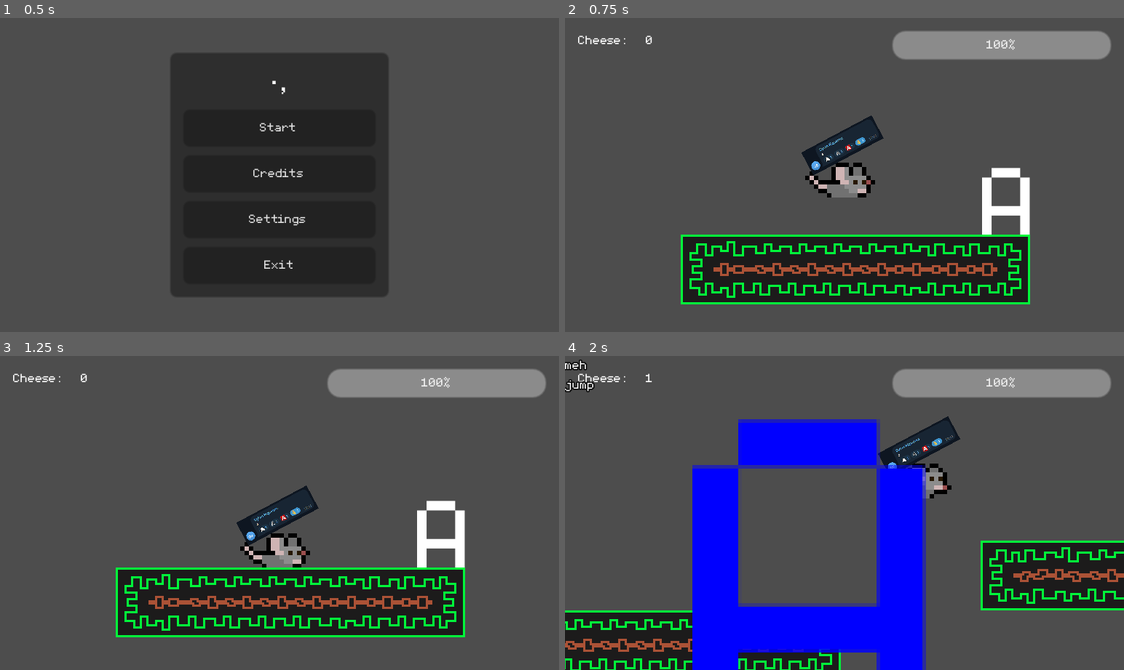
Above: before the commit, frames 1-4 (two rows, left to right).
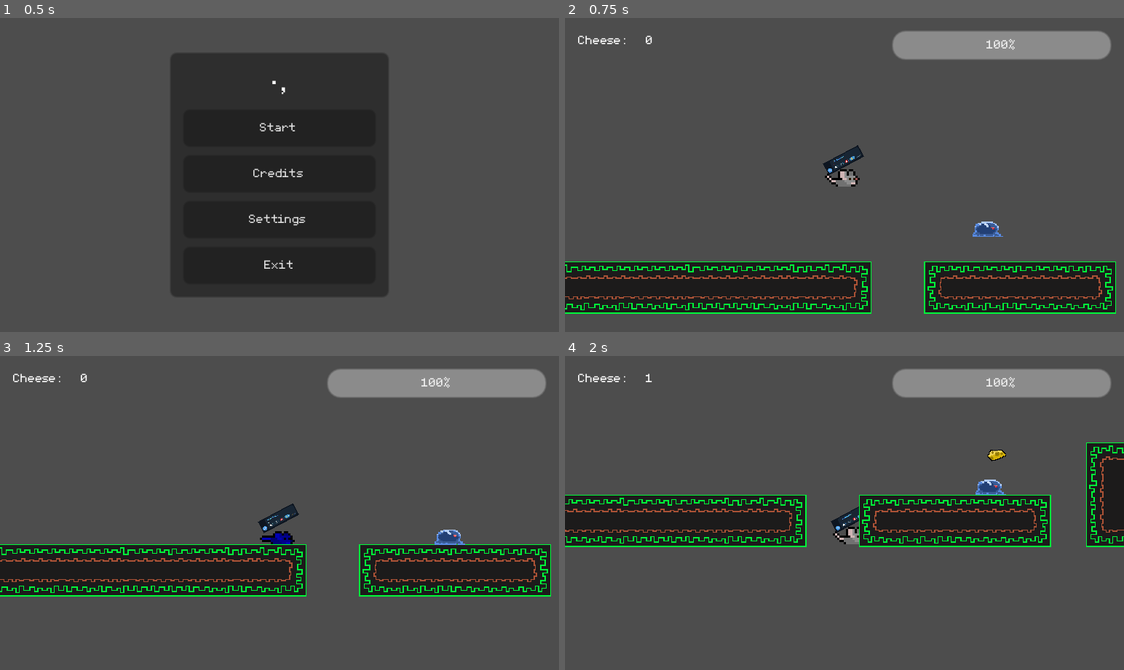
Above: after the commit, the same moments.

Repository: elixs/puntitoycoma
Game: Godot game, scene res://scenes/ui/main_menu.tscn
Two runs of this game, one before a commit and one after it. Both use one fixed random seed, a clock stepped at 60 frames per second and the inputs below. The engine's default icon, where the game draws it, is replaced by a stand-in: a white triangle on a blue panel in a dark square.
Inputs (mouse positions are in pixels of both pictures, inside the frame that each line leads up to):
- Up to frame 1 (0.5 s): no input
- Up to frame 2 (0.75 s): click "Start" at 0.5 s
- Up to frame 3 (1.25 s): no input
- Up to frame 4 (2 s): move the mouse to (967, 497) at 1.27 s; hold D (move_right) from 1.28 s (still down); click (967, 497) at 1.35 s; tap Space (jump) at 1.52 s

Frame 1 is identical in both runs. In frame 2, 20% of the frame differs, in the area x 0-99%, y 31-95%; in frame 3, 23%; in frame 4, 44%, in the area x 0-100%, y 1-100%.

Commit message:
level manager

Diff:
--- a/project.godot
+++ b/project.godot
@@ -19,6 +19,7 @@
 
 Debug="*res://scripts/debug.gd"
 Game="*res://scripts/game.gd"
+LevelManager="*res://scenes/level_manager.tscn"
 
 [display]
 
--- /dev/null
+++ b/scenes/goal.gd
@@ -0,0 +1,7 @@
+extends Area2D
+
+func _ready():
+	body_entered.connect(_on_body_entered)
+
+func _on_body_entered(body: Node):
+	LevelManager.next_level()
--- /dev/null
+++ b/scenes/goal.tscn
@@ -0,0 +1,21 @@
+[gd_scene load_steps=4 format=3 uid="uid://d5pm1eyixk64"]
+
+[ext_resource type="Texture2D" uid="uid://cbxkqgc6ony0c" path="res://assets/textures/Retro-Lines-16x16/With-Background/Expanded-Retro-Lines-Enemies.png" id="1_8pfb1"]
+[ext_resource type="Script" path="res://scenes/goal.gd" id="1_wnr5o"]
+
+[sub_resource type="RectangleShape2D" id="RectangleShape2D_l2s05"]
+size = Vector2(32, 32)
+
+[node name="Goal" type="Area2D"]
+collision_layer = 2
+collision_mask = 2
+script = ExtResource("1_wnr5o")
+
+[node name="CollisionShape2D" type="CollisionShape2D" parent="."]
+shape = SubResource("RectangleShape2D_l2s05")
+
+[node name="Sprite2D" type="Sprite2D" parent="."]
+scale = Vector2(2, 2)
+texture = ExtResource("1_8pfb1")
+region_enabled = true
+region_rect = Rect2(0, 32, 16, 16)
--- /dev/null
+++ b/scenes/level_manager.gd
@@ -0,0 +1,39 @@
+extends Node
+
+@export var main_menu: PackedScene
+@export var credits: PackedScene
+
+@export var levels: Array[PackedScene]
+
+var current_level = 0
+
+
+func go_to_level(index):
+	if index < levels.size():
+		var level = levels[index]
+		if level:
+			get_tree().change_scene_to_packed(level)
+
+
+func next_level():
+	if current_level + 1 < levels.size():
+		current_level += 1
+		var level = levels[current_level]
+		if level:
+			get_tree().change_scene_to_packed(level)
+
+
+func go_to_main_menu():
+	if main_menu:
+		get_tree().change_scene_to_packed(main_menu)
+		current_level = 0
+
+
+func go_to_credits():
+	if credits:
+		get_tree().change_scene_to_packed(credits)
+		current_level = 0
+
+
+func start_game():
+	go_to_level(0)
--- /dev/null
+++ b/scenes/level_manager.tscn
@@ -0,0 +1,12 @@
+[gd_scene load_steps=6 format=3 uid="uid://b7vkjkeukbhlb"]
+
+[ext_resource type="Script" path="res://scenes/level_manager.gd" id="1_6hnt7"]
+[ext_resource type="PackedScene" uid="uid://btarybkof8kvm" path="res://scenes/ui/main_menu.tscn" id="2_ld8sh"]
+[ext_resource type="PackedScene" uid="uid://c3yavcfirkmtk" path="res://scenes/levels/level_1.tscn" id="3_kslv5"]
+[ext_resource type="PackedScene" uid="uid://k3hchidikqeo" path="res://scenes/levels/level_2.tscn" id="4_ucwtr"]
+[ext_resource type="PackedScene" uid="uid://j2ehyqkp18tf" path="res://scenes/levels/level_3.tscn" id="5_bnag8"]
+
+[node name="LevelManager" type="Node"]
+script = ExtResource("1_6hnt7")
+main_menu = ExtResource("2_ld8sh")
+levels = Array[PackedScene]([ExtResource("3_kslv5"), ExtResource("4_ucwtr"), ExtResource("5_bnag8")])
--- a/scenes/levels/level_1.tscn
+++ b/scenes/levels/level_1.tscn
@@ -1,9 +1,11 @@
-[gd_scene load_steps=7 format=3 uid="uid://c3yavcfirkmtk"]
+[gd_scene load_steps=9 format=3 uid="uid://c3yavcfirkmtk"]
 
 [ext_resource type="PackedScene" uid="uid://bgp70vmwf436p" path="res://scenes/bally.tscn" id="1_s8qec"]
 [ext_resource type="Texture2D" uid="uid://4pfrtltoh8ir" path="res://assets/textures/Retro-Lines-16x16/With-Background/Retro-Lines-Tiles.png" id="2_dl48n"]
 [ext_resource type="PackedScene" uid="uid://gbece8k8nikl" path="res://scenes/slimy.tscn" id="4_ixrfk"]
 [ext_resource type="PackedScene" uid="uid://rsljx4ttbysc" path="res://scenes/kill_zone.tscn" id="4_x7pun"]
+[ext_resource type="Texture2D" uid="uid://cbxkqgc6ony0c" path="res://assets/textures/Retro-Lines-16x16/With-Background/Expanded-Retro-Lines-Enemies.png" id="5_8lidh"]
+[ext_resource type="PackedScene" uid="uid://d5pm1eyixk64" path="res://scenes/goal.tscn" id="6_na55h"]
 
 [sub_resource type="TileSetAtlasSource" id="TileSetAtlasSource_p7rp4"]
 texture = ExtResource("2_dl48n")
@@ -190,14 +192,14 @@
 3:2/0/terrains_peering_bit/top_side = 0
 3:2/0/terrains_peering_bit/top_right_corner = 0
 
-[sub_resource type="TileSet" id="TileSet_o5anb"]
+[sub_resource type="TileSet" id="TileSet_pk251"]
 physics_layer_0/collision_layer = 1
 terrain_set_0/mode = 0
 terrain_set_0/terrain_0/name = "Terrain 0"
 terrain_set_0/terrain_0/color = Color(0.74902, 0.831373, 0.996078, 1)
 sources/0 = SubResource("TileSetAtlasSource_p7rp4")
 
-[node name="Main" type="Node2D"]
+[node name="Level1" type="Node2D"]
 
 [node name="Bally" parent="." instance=ExtResource("1_s8qec")]
 position = Vector2(167, 95)
@@ -208,9 +210,10 @@
 position_smoothing_enabled = true
 
 [node name="TileMap" type="TileMap" parent="."]
-tile_set = SubResource("TileSet_o5anb")
+tile_set = SubResource("TileSet_pk251")
 format = 2
 layer_0/tile_data = PackedInt32Array(720896, 65536, 0, 720897, 196608, 0, 786435, 196608, 2, 720898, 65536, 0, 786437,  …(5025 unchanged characters)…
+metadata/_edit_lock_ = true
 
 [node name="KillZone" parent="." instance=ExtResource("4_x7pun")]
 position = Vector2(249, 318)
@@ -218,3 +221,10 @@
 
 [node name="Slimy" parent="." instance=ExtResource("4_ixrfk")]
 position = Vector2(292, 140)
+
+[node name="Expanded-retro-lines-enemies" type="Sprite2D" parent="."]
+position = Vector2(545, 618)
+texture = ExtResource("5_8lidh")
+
+[node name="Goal" parent="." instance=ExtResource("6_na55h")]
+position = Vector2(944, 80)
--- /dev/null
+++ b/scenes/levels/level_2.tscn
@@ -0,0 +1,25 @@
+[gd_scene load_steps=6 format=3 uid="uid://k3hchidikqeo"]
+
+[ext_resource type="PackedScene" uid="uid://bgp70vmwf436p" path="res://scenes/bally.tscn" id="1_mu0a2"]
+[ext_resource type="PackedScene" uid="uid://rsljx4ttbysc" path="res://scenes/kill_zone.tscn" id="3_1y7yi"]
+[ext_resource type="PackedScene" uid="uid://gbece8k8nikl" path="res://scenes/slimy.tscn" id="4_ckth0"]
+[ext_resource type="PackedScene" uid="uid://brew11y4w8imh" path="res://scenes/floor.tscn" id="4_hymft"]
+[ext_resource type="PackedScene" uid="uid://d5pm1eyixk64" path="res://scenes/goal.tscn" id="5_6setl"]
+
+[node name="Level2" type="Node2D"]
+
+[node name="Bally" parent="." instance=ExtResource("1_mu0a2")]
+position = Vector2(115, 101)
+
+[node name="KillZone" parent="." instance=ExtResource("3_1y7yi")]
+position = Vector2(249, 318)
+scale = Vector2(90.2, 2.72)
+
+[node name="Slimy" parent="." instance=ExtResource("4_ckth0")]
+position = Vector2(-258, 88)
+
+[node name="Floor" parent="." instance=ExtResource("4_hymft")]
+position = Vector2(157, 201)
+
+[node name="Goal" parent="." instance=ExtResource("5_6setl")]
+position = Vector2(215, 117)
--- /dev/null
+++ b/scenes/levels/level_3.tscn
@@ -0,0 +1,30 @@
+[gd_scene load_steps=5 format=3 uid="uid://j2ehyqkp18tf"]
+
+[ext_resource type="PackedScene" uid="uid://bgp70vmwf436p" path="res://scenes/bally.tscn" id="1_02nko"]
+[ext_resource type="PackedScene" uid="uid://rsljx4ttbysc" path="res://scenes/kill_zone.tscn" id="2_6pewh"]
+[ext_resource type="PackedScene" uid="uid://gbece8k8nikl" path="res://scenes/slimy.tscn" id="3_k7mgu"]
+[ext_resource type="PackedScene" uid="uid://brew11y4w8imh" path="res://scenes/floor.tscn" id="4_rddtp"]
+
+[node name="Level3" type="Node2D"]
+
+[node name="Bally" parent="." instance=ExtResource("1_02nko")]
+position = Vector2(167, 95)
+
+[node name="KillZone" parent="." instance=ExtResource("2_6pewh")]
+position = Vector2(249, 318)
+scale = Vector2(90.2, 2.72)
+
+[node name="Slimy" parent="." instance=ExtResource("3_k7mgu")]
+position = Vector2(-258, 88)
+
+[node name="Floor" parent="." instance=ExtResource("4_rddtp")]
+position = Vector2(69, 98)
+
+[node name="Floor4" parent="." instance=ExtResource("4_rddtp")]
+position = Vector2(157, 216)
+
+[node name="Floor2" parent="." instance=ExtResource("4_rddtp")]
+position = Vector2(266, 104)
+
+[node name="Floor3" parent="." instance=ExtResource("4_rddtp")]
+position = Vector2(170, -17)
--- a/scenes/ui/main_menu.gd
+++ b/scenes/ui/main_menu.gd
@@ -2,9 +2,6 @@
 
 @onready var start: Button = %Start
 @onready var exit: Button = %Exit
-
-var main = "res://scenes/main.tscn"
-#@export var main: PackedScene
 
 func _ready() -> void:
 	start.pressed.connect(_on_start_pressed)
@@ -12,8 +9,7 @@
 
 
 func _on_start_pressed():
-	if main:
-		get_tree().change_scene_to_file(main)
+	LevelManager.start_game()
 
 
 func _on_exit_pressed():
--- a/scenes/ui/pause_menu.gd
+++ b/scenes/ui/pause_menu.gd
@@ -5,7 +5,6 @@
 @onready var menu: Button = %Menu
 @onready var exit: Button = %Exit
 
-#@export var main_menu: PackedScene
 
 func _ready() -> void:
 	resume.pressed.connect(_on_resume_pressed)
@@ -31,11 +30,9 @@
 	get_tree().paused = false
 
 func _on_menu_pressed():
-#	if not main_menu:
-#		return
+
 	get_tree().paused = false
-#	get_tree().change_scene_to_packed(main_menu)
-	get_tree().change_scene_to_file("res://scenes/ui/main_menu.tscn")
+	LevelManager.go_to_main_menu()
 
 func _on_exit_pressed():
 	get_tree().quit()
